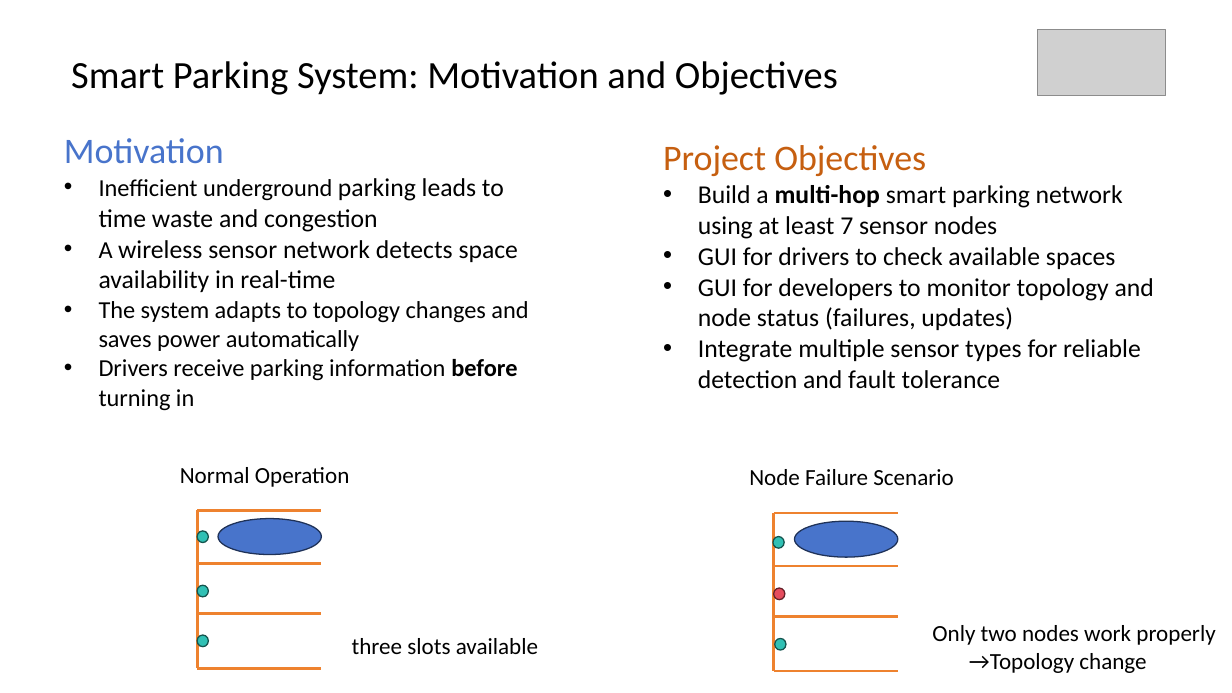
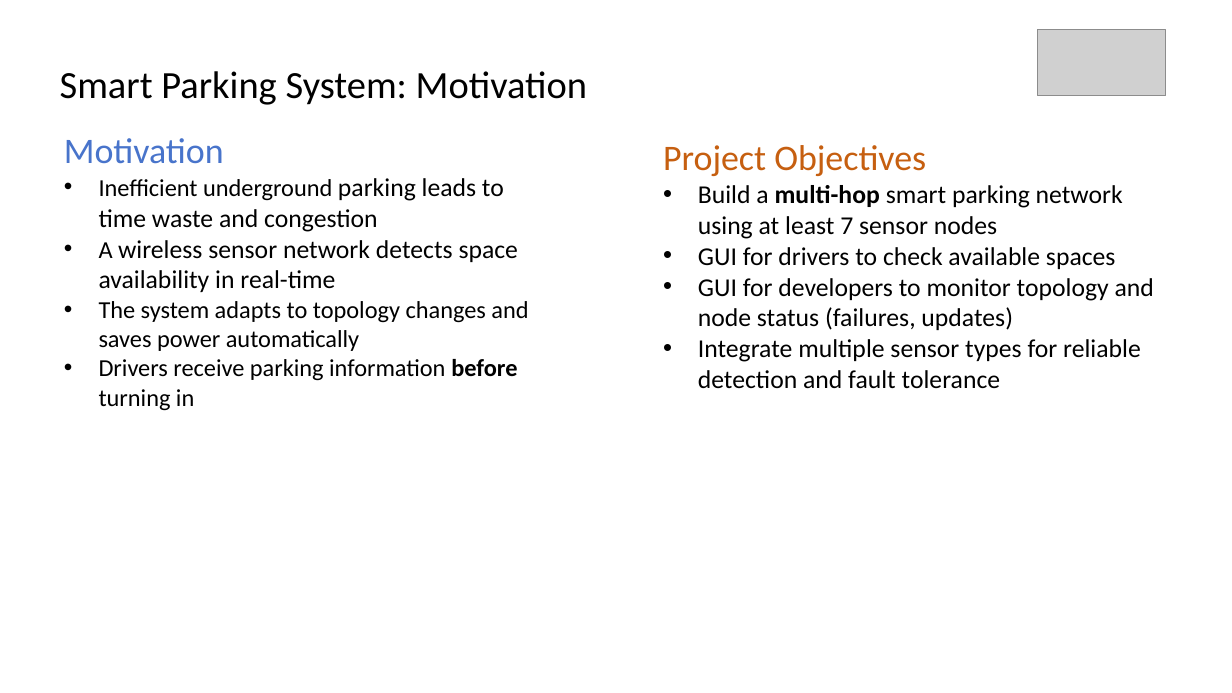
Before and after one commit to Codaxx/WSN_Lab_2025, a slide deck: slide 2 of wsnlab-ss25-final-group2.pptx. Drawn at 1232x693 pixels with LibreOffice and Linux fonts; fonts in the diff are those of the drawing; grey boxes stand for pictures. Boxes give left, top, right and bottom in pixels: in the first picture for what was removed or moved away, otherwise in the second. Text is boxed around its words. In the diff, an @@ line names an element or a change of style, - is before the commit and + after.

Commit message:
Presentation slides changed

```diff
--- a/wsnlab-ss25-final-group2.pptx
+++ b/wsnlab-ss25-final-group2.pptx
@@ text at (x1=60, y1=71, x2=587, y2=105): text changed @@
-Smart Parking System: Motivation and Objectives
+Smart Parking System: Motivation
@@ text removed at (x1=180, y1=467, x2=349, y2=487) @@
-Normal Operation
@@ text removed at (x1=749, y1=469, x2=954, y2=485) @@
-Node Failure Scenario
@@ ellipse removed at (x1=197, y1=531, x2=208, y2=543) @@
@@ line removed from (198, 510) to (322, 510) @@
@@ line removed from (198, 510) to (198, 668) @@
@@ ellipse removed at (x1=218, y1=518, x2=322, y2=555) @@
@@ ellipse removed at (x1=774, y1=537, x2=785, y2=549) @@
@@ line removed from (775, 513) to (898, 513) @@
@@ line removed from (775, 513) to (775, 671) @@
@@ ellipse removed at (x1=795, y1=521, x2=898, y2=557) @@
@@ line removed from (198, 564) to (322, 564) @@
@@ line removed from (775, 567) to (898, 567) @@
@@ ellipse removed at (x1=197, y1=585, x2=208, y2=597) @@
@@ ellipse removed at (x1=774, y1=588, x2=785, y2=600) @@
@@ line removed from (198, 614) to (322, 614) @@
@@ line removed from (775, 616) to (898, 616) @@
@@ text removed at (x1=932, y1=625, x2=1215, y2=673) @@
-Only two nodes work properly
-→Topology change
@@ ellipse removed at (x1=197, y1=635, x2=208, y2=647) @@
@@ text removed at (x1=352, y1=638, x2=538, y2=654) @@
-three slots available
@@ ellipse removed at (x1=775, y1=639, x2=786, y2=651) @@
@@ line removed from (198, 668) to (322, 668) @@
@@ line removed from (775, 671) to (898, 671) @@
```
Also in this commit, not shown: 2 other slides changed, 4 slides added, 3 slides removed, 1 other file.
